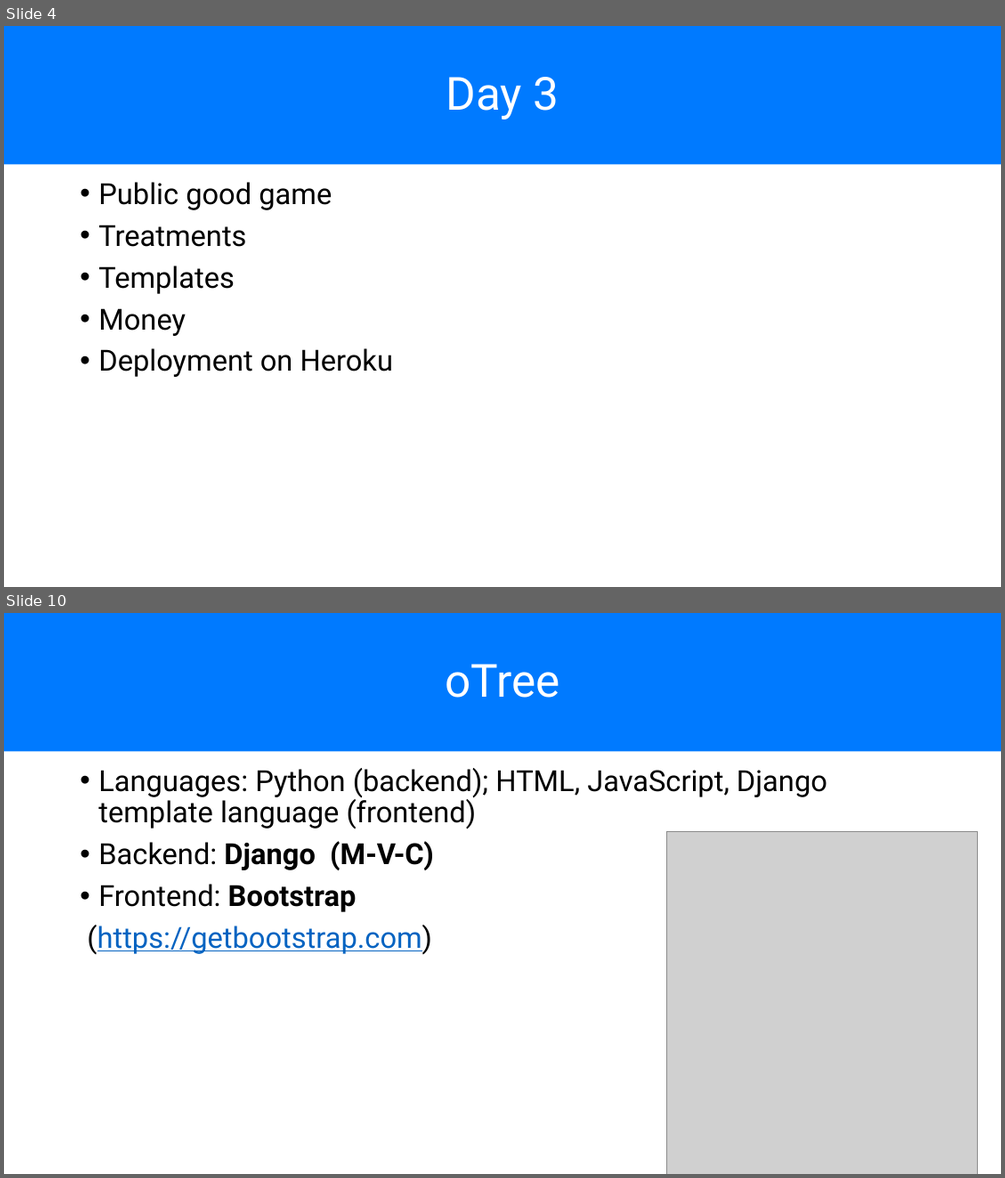
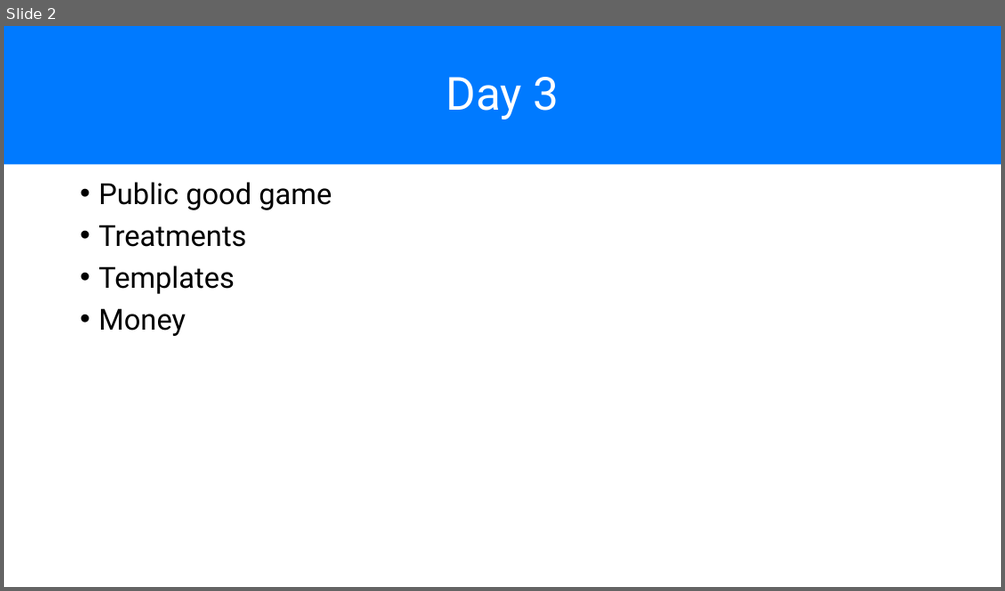
Before and after one commit to chapkovski/uncertainty-summer-school, a slide deck: presentations/frankfurt_july_2019 day3.pptx. Shown one above the other, each under a label of ours: slides 4 and 10 before the commit, slide 2 after it; the slides between them are not shown. The pictures are 1005x1178 and 1005x591 pixels, drawn with LibreOffice and Linux fonts; fonts in the diff are those of the drawing; grey boxes stand for pictures. Boxes give left, top, right and bottom in pixels: in the first picture for what was removed or moved away, otherwise in the second. Text is boxed around its words. In the diff, an @@ line names an element or a change of style, - is before the commit and + after.

```diff
--- a/presentations/frankfurt_july_2019 day3.pptx
+++ b/presentations/frankfurt_july_2019 day3.pptx
@@ slide 10 removed at (x1=4, y1=613, x2=1001, y2=1174), background #FFFFFF @@
@@ title removed at (x1=4, y1=613, x2=1001, y2=751) @@
-oTree
@@ text removed at (x1=87, y1=768, x2=827, y2=954) @@
-• Languages: Python (backend); HTML, JavaScript, Django template language (frontend)
-• Backend: Django (M-V-C)
-• Frontend: Bootstrap
-(https://getbootstrap.com)
@@ picture removed at (x1=666, y1=831, x2=978, y2=1174) @@
@@ what was slide 4 is now slide 2 @@
@@ slide 2 changed as well @@
@@ text at (x1=98, y1=348, x2=393, y2=377): paragraph removed @@
-• Deployment on Heroku
```
Also in this commit, not shown: 3 other slides changed, 1 slide added, 40 other slides removed, 6 other files.
